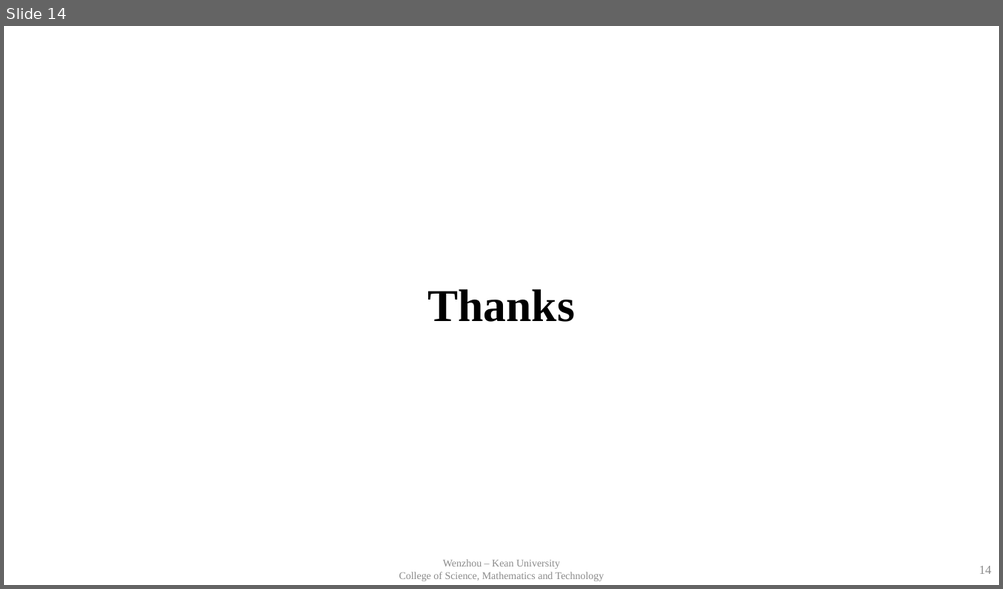
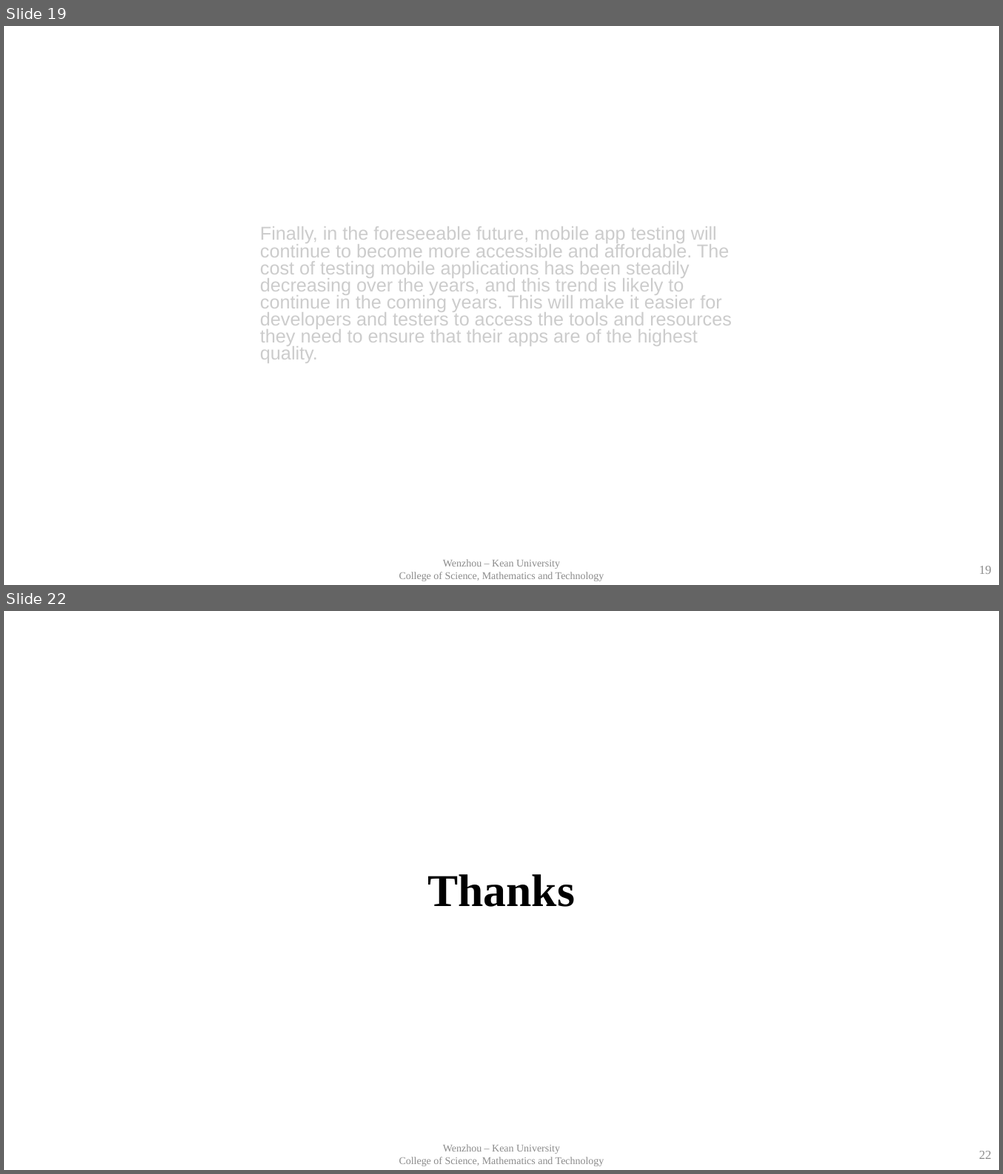
Before and after one commit to baocheng1989/sqa_paper, a slide deck: presentation.pptx. Shown one above the other, each under a label of ours: slide 14 before the commit, slides 19 and 22 after it; the slides between them are not shown. The pictures are 1003x589 and 1003x1174 pixels, drawn with LibreOffice and Linux fonts; fonts in the diff are those of the drawing; background and template pictures are left out. Boxes give left, top, right and bottom in pixels: in the first picture for what was removed or moved away, otherwise in the second. Text is boxed around its words. In the diff, an @@ line names an element or a change of style, - is before the commit and + after.

```diff
--- a/presentation.pptx
+++ b/presentation.pptx
@@ slide 19 added at bbox=[4, 26, 999, 585], background #FFFFFF @@
@@ text added at bbox=[260, 227, 731, 363], 18 pt, text #CCCCCC @@
+Finally, in the foreseeable future, mobile app testing will continue to become more accessible and affordable. The cost of testing mobile applications has been steadily decreasing over the years, and this trend is likely to continue in the coming years. This will make it easier for developers and testers to access the tools and resources they need to ensure that their apps are of the highest quality.
@@ text added at bbox=[399, 560, 604, 582], 10 pt, text #8C8C8C @@
+Wenzhou – Kean University
+College of Science, Mathematics and Technology
@@ page number added at bbox=[979, 566, 991, 574], 12 pt, text #8C8C8C @@
+19
@@ what was slide 14 is now slide 22 @@
@@ page number at bbox=[979, 1151, 991, 1159]: text changed @@
-14
+22
```
Also in this commit, not shown: 6 slides changed, 7 other slides added.
